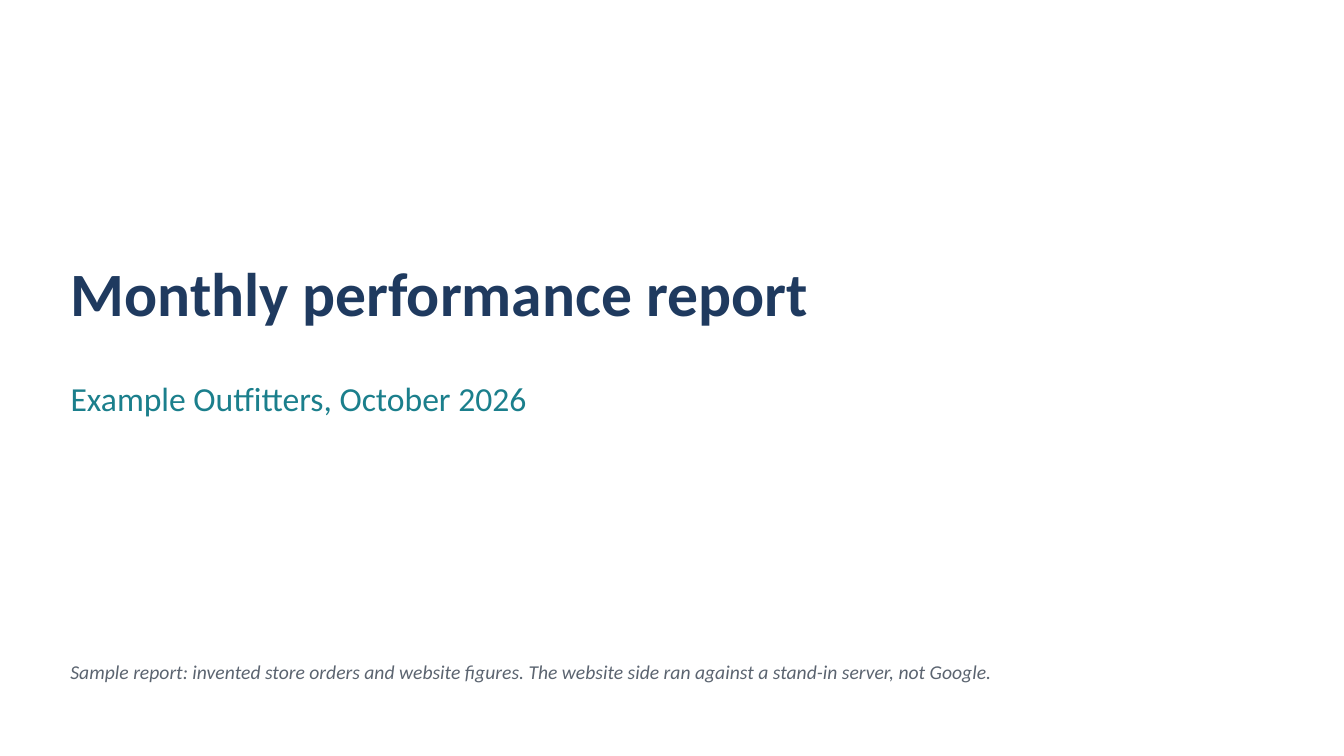
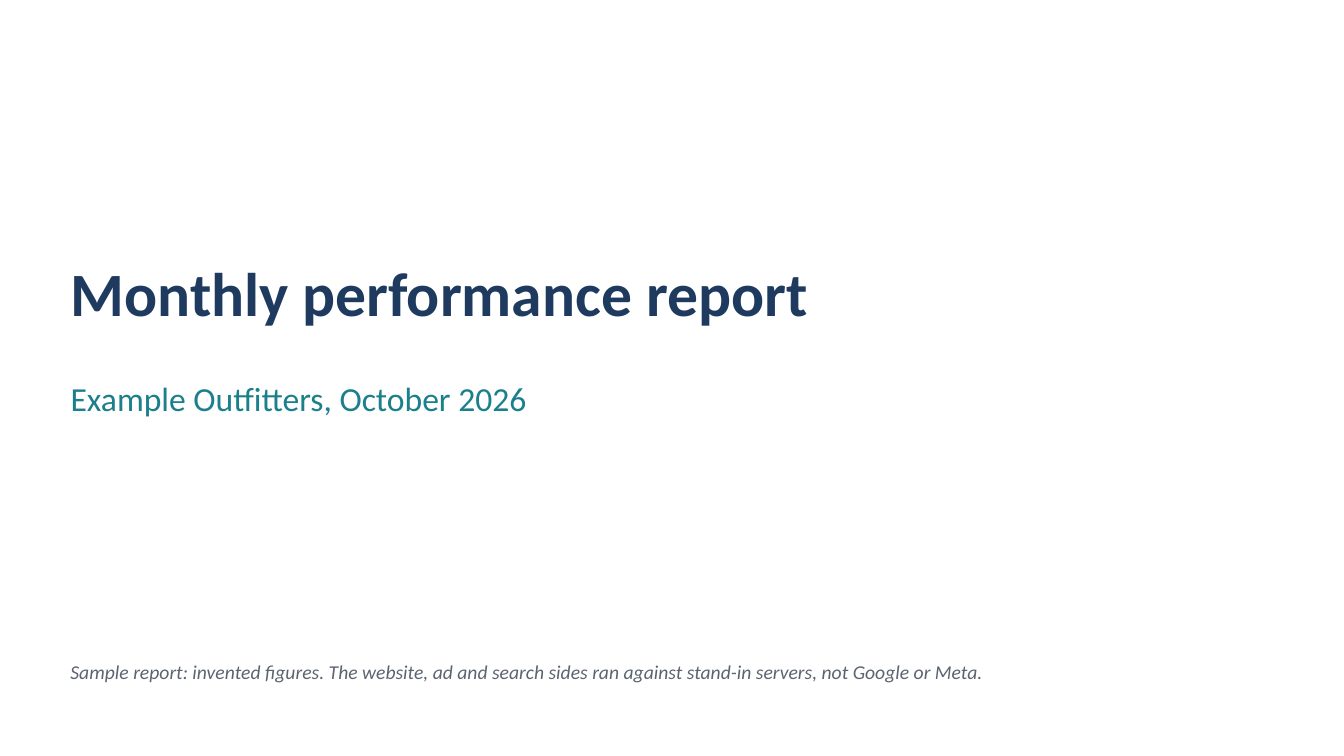
Before and after one commit to Exalt24/api-analytics-hub, a slide deck: slide 1 of docs/monthly-report-sample/report_2026-10.pptx. Drawn at 1344x756 pixels with LibreOffice and Linux fonts; fonts in the diff are those of the drawing. Boxes give left, top, right and bottom in pixels: in the first picture for what was removed or moved away, otherwise in the second. Text is boxed around its words. In the diff, an @@ line names an element or a change of style, - is before the commit and + after.

```diff
--- a/docs/monthly-report-sample/report_2026-10.pptx
+++ b/docs/monthly-report-sample/report_2026-10.pptx
@@ text at bbox=[70, 665, 982, 683]: text changed @@
-Sample report: invented store orders and website figures. The website side ran against a stand-in server, not Google.
+Sample report: invented figures. The website, ad and search sides ran against stand-in servers, not Google or Meta.
```
Also in this commit, not shown: 3 other slides changed, 2 slides added, 17 other files.
